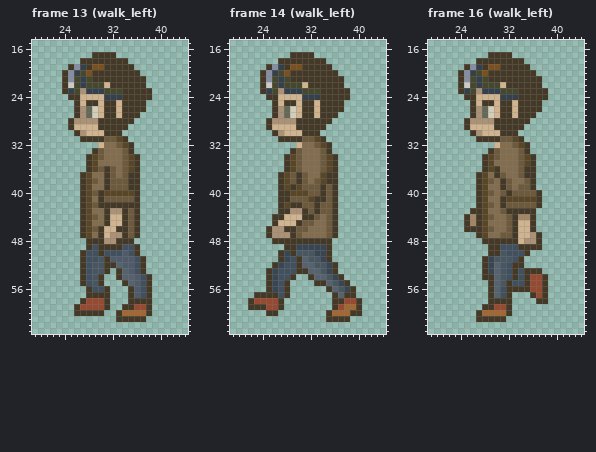
Pixel-art file, stored at Assets/Sprites/Ase/character.aseprite. The first picture shows the starting point.
64x64 pixels, 66 frames. Shown: frame 13 (walk_left): x 19..44, y 15..63; frame 14 (walk_left): x 19..44, y 15..63; frame 16 (walk_left): x 19..44, y 15..63. The commit also changed other frames, which this record leaves out.
The result:
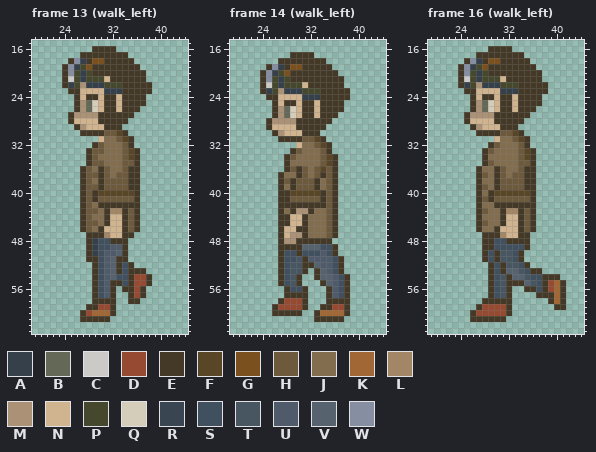
Palette (. is transparent): A #35404a  B #636956  C #cccac6  D #964a32  E #443927  F #594627  G #7a501f  H #6d593c  J #836d4f  K #a16734  L #a38665  M #ab9175  N #d0b38f  P #46482e  Q #d3cdba  R #394651  S #41505e  T #485662  U #4f5b6a  V #57626f  W #868ea1
What changed:
Changed rows in their new state; - is an unchanged pixel.
Frame 13 (walk_left):
first column x 24:
16 -----EEEE------
17 ---EE----EE----
18 -EWA-GG----E---
19 EWAPGEE-----E--
20 --PAP--------E-
21 -C---PPN-------
22 -A-MAAAPPP----E
23 .EENNNNAAA-----
24 -.--EE-EEN----.
25 ---MBQ---------
26 -------------.-
27 -EM-MME--E--.--
28 --NNNN-----.---
29 -.EM--N---.----
30 --.EEEEHHFE----
31 ---...NJJHFE---
32 -----EH--JH----
33 ----EH-----FE--
34 -----HJ--------
35 -----HH----H---
36 ---EHJEHJ--E---
37 ----HHEHJH-----
38 ----HJEH-------
39 ----HHEH-------
40 ----HEF--------
41 ----HEH--------
42 ----HJ---------
43 ----HH--LL-----
44 ----HJ---------
45 ----HH---------
46 ----HJ---N-----
47 ---.EE-LNN-E.--
48 -----ASSE--.---
49 -----ASSUUE..--
50 ---.EASUUVE..--
51 ---.EESUVEE...-
52 ---..ESUVESE..-
53 ---..ESUV-SEE--
54 ---..ESUVSSEDD-
55 ---..ESUEESEDD-
56 ----.E-UE-E-DE.
57 ----.-SUE---DE.
58 ---..EE-E----..
59 --..EE-DE-.....
60 --.-DKKKE......
61 ---EEEEE-.....-
Frame 14 (walk_left):
first column x 22:
34 -------HJ----------
35 -------JJ----------
36 -------HEH-HFH-----
37 ------JJ---HEH-----
38 ------HEH-HEJH-----
39 ------J-H--EJ------
40 ----------FF-------
41 ----------HH-------
42 ------E--EE-E------
43 ------JE-MEJJ------
44 ----.-E---JJ-------
45 ----.EE-NEJ--------
46 ---..ENNEE---------
47 ---..ENMME---------
48 ----.-MM-----------
49 -----E--EVVVSSE----
50 ------SSESSSUSE----
51 ------S-TEUUUUSE---
52 ----.E-TTEEVUUSE---
53 ---..E-TT-.EVUSE---
54 ---..E-TE-.E-VUSE--
55 ---..ESTE--.--US---
56 ---...-SSE----USE.-
57 -.....-EEE---EUS-.-
58 .....-DDDE---E--E..
59 ....EDDDDE--EED-E..
60 ---.-EEEE--EKK--E..
61 -----------EE---.--
Frame 16 (walk_left):
first column x 24:
16 -----EEEE---------
17 ---EE----EE-------
18 -EWA-GG----E------
19 EWAPGEE-----E-----
20 --PAP--------E----
21 -C---PPN----------
22 -A-MAAAPPP----E---
23 .EENNNNAAA--------
24 -.--EE-EEN----.---
25 ---MBQ------------
26 -------------.----
27 -EM-MME--E--.-----
28 --NNNN-----.------
29 -.EM--N---.-------
30 --.EEEEHHFE-------
31 ---...NJJHFE------
32 -----EH--JH-------
33 ----EHJ----FE-----
34 -----JJ-----------
35 -----H-----H------
36 ---EJJ-H----------
37 ----H----H--------
38 ----JJEH-HHE------
39 ----H-EH-H-E------
40 ----JEFFFFFFE.----
41 ----HEHHHHHHE.----
42 ----JJE-EEEEE.----
43 --.-H--ELL-H------
44 -..-JJ-ENNEH------
45 -..-H--ENNEH------
46 -..-JJENNNEH------
47 ---.EEELNNEE..----
48 ------SS--EE..----
49 ----E-S---S-..----
50 ----ES--T-E.------
51 -----SE-----------
52 ----.ESETTSE------
53 ----.ESEVVTS------
54 ----.-S-EVVTSS-EE-
55 ------S--EEVTS-DKE
56 ------ST-..-ES-DKE
57 ------ST----.E-EKE
58 ----E--------..EKE
59 ---EDD----------EE
60 --EDDDDD----------
61 --E---------------
Changed places in both pictures, as pixel boxes (x1, y1, x2, y2):
changed: (62, 46, 152, 322)
changed: (248, 154, 362, 322)
changed: (458, 46, 566, 322)
